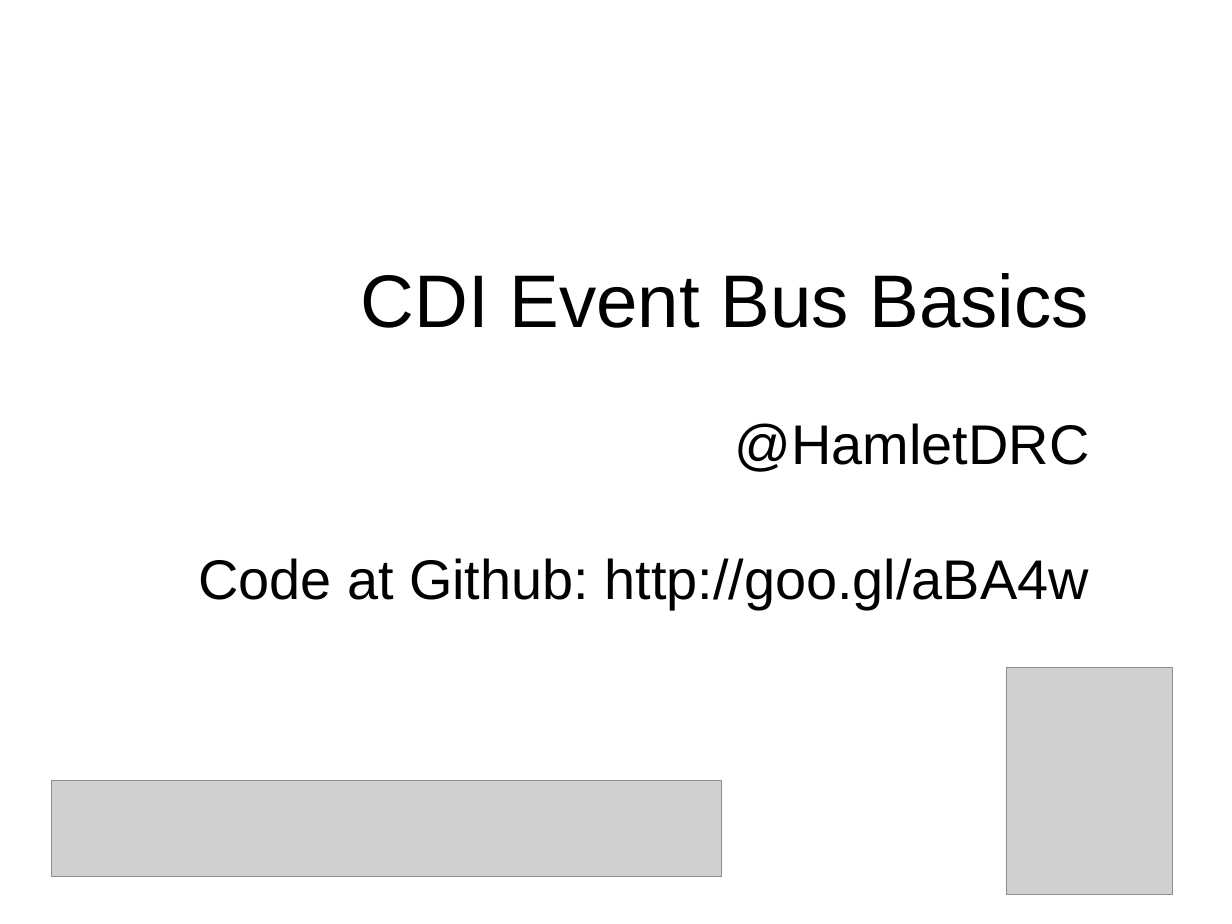
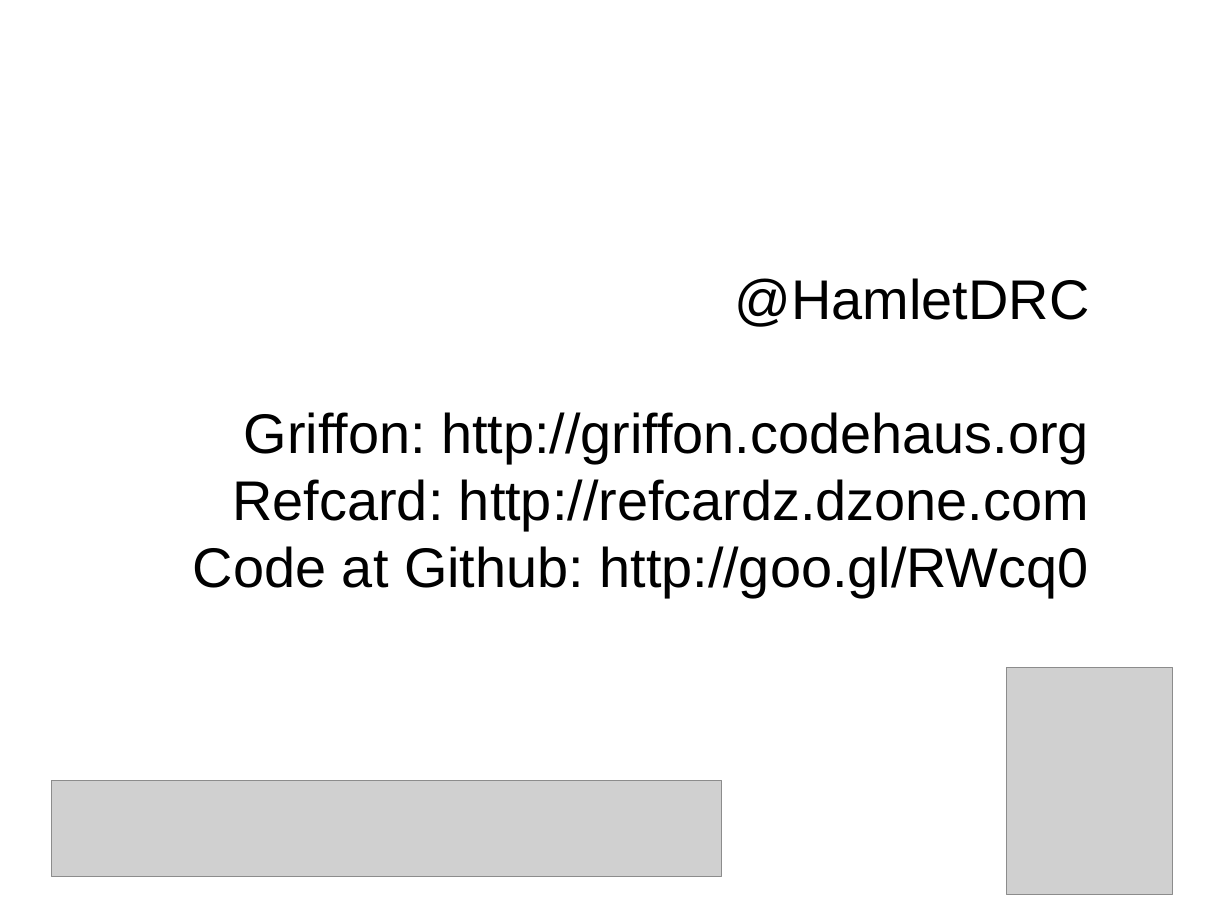
Before and after one commit to HamletDRC/screencasts, a slide deck: slide 2 of griffonevents/slides.odp (slide 5 before the commit). Drawn at 1232x924 pixels with LibreOffice and Linux fonts; fonts in the diff are those of the drawing; grey boxes stand for pictures. Boxes give left, top, right and bottom in pixels: in the first picture for what was removed or moved away, otherwise in the second. Text is boxed around its words. In the diff, an @@ line names an element or a change of style, - is before the commit and + after.

Commit message:
griffon event sample

```diff
--- a/griffonevents/slides.odp
+++ b/griffonevents/slides.odp
@@ subtitle at <box>361,273,1089,328</box>: paragraph removed @@
-CDI Event Bus Basics
@@ subtitle at <box>193,412,1089,597</box>: text changed @@
-Code at Github: http://goo.gl/aBA4w
+Griffon: http://griffon.codehaus.org
+Refcard: http://refcardz.dzone.com
+Code at Github: http://goo.gl/RWcq0
```
Also in this commit, not shown: 1 other slide changed, 3 slides removed, 51 other files.
